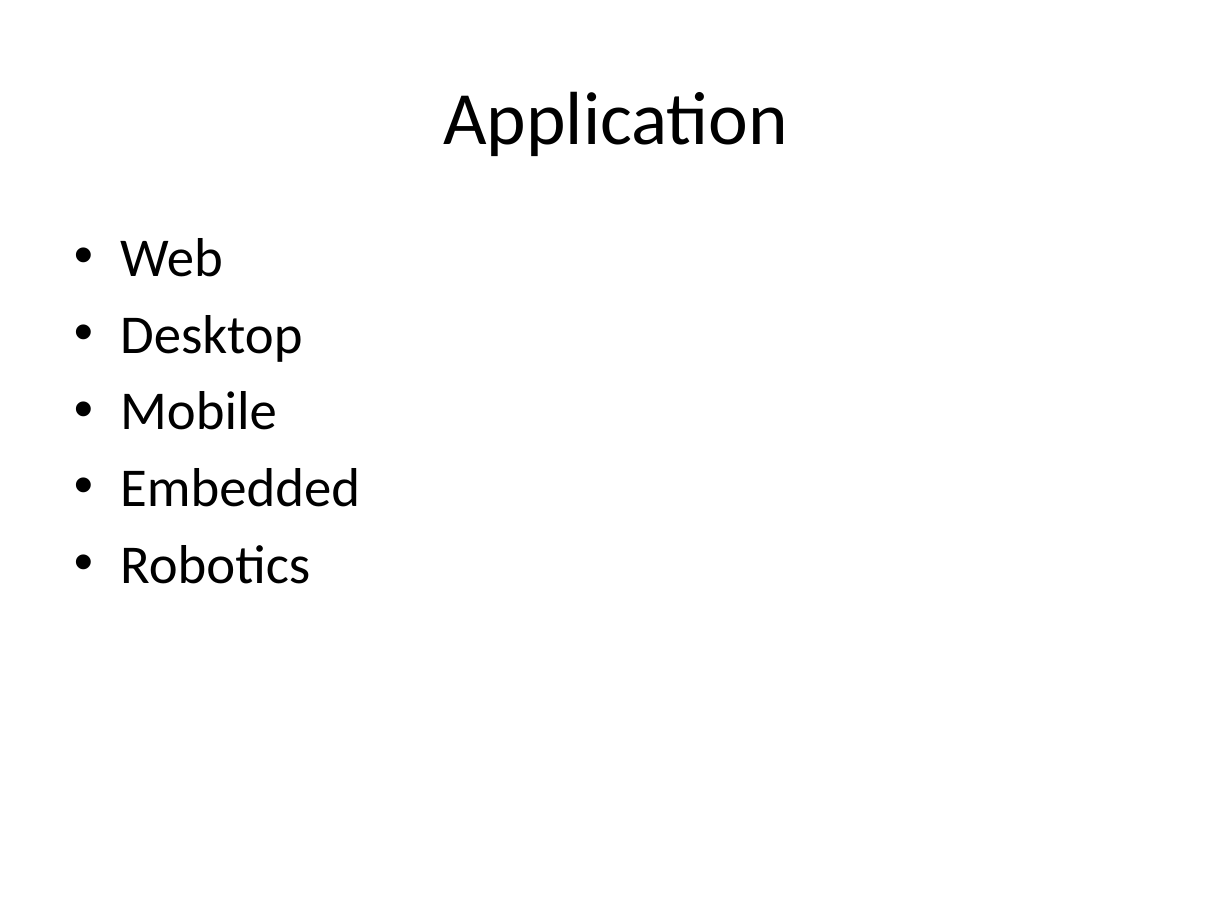
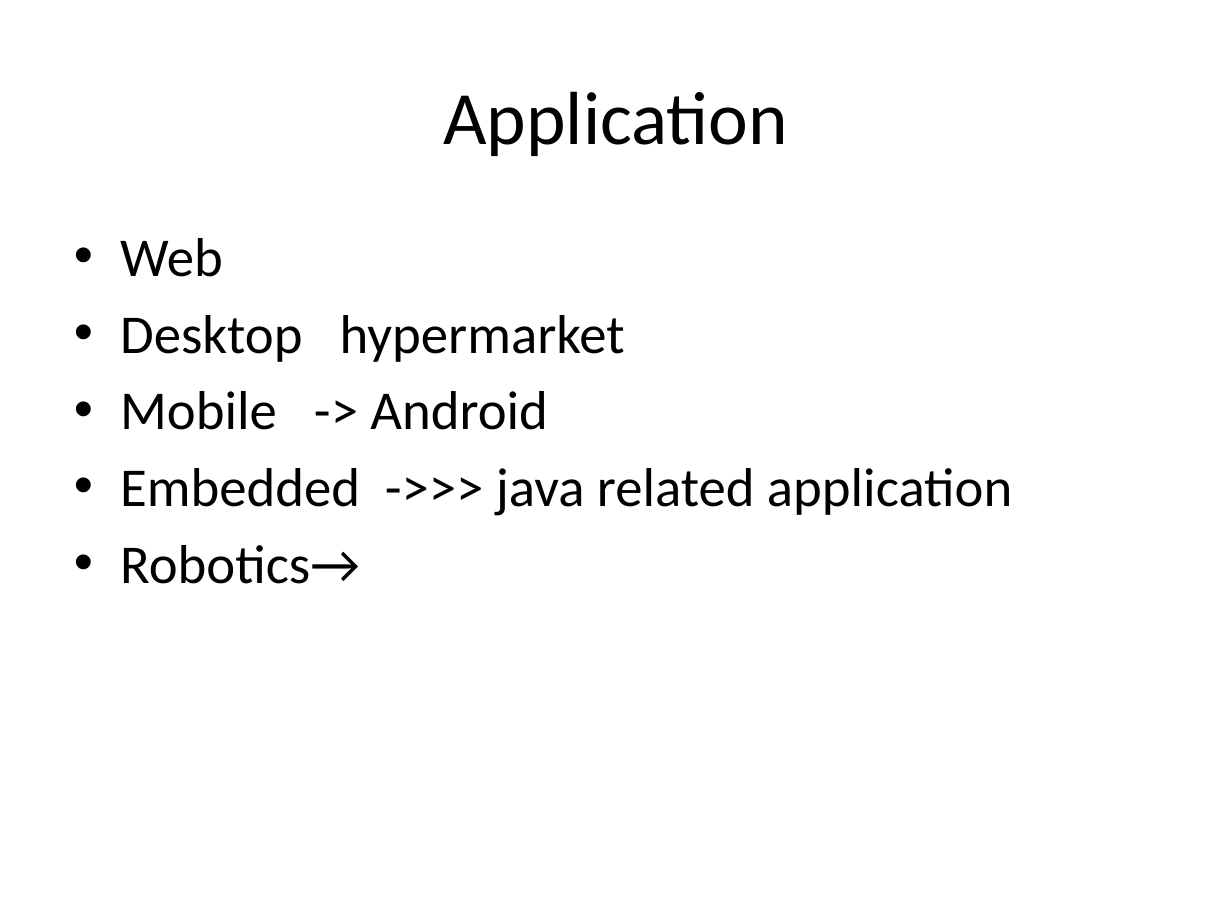
Before and after one commit to BesantJ2ee/Java_09_July_2022_10_30_Batch, a slide deck: slide 7 of PowerPoints/Module_1/Module_1_Introduction.pptx. Drawn at 1232x924 pixels with LibreOffice and Linux fonts; fonts in the diff are those of the drawing. Boxes give left, top, right and bottom in pixels: in the first picture for what was removed or moved away, otherwise in the second. Text is boxed around its words. In the diff, an @@ line names an element or a change of style, - is before the commit and + after.

```diff
--- a/PowerPoints/Module_1/Module_1_Introduction.pptx
+++ b/PowerPoints/Module_1/Module_1_Introduction.pptx
@@ text at (120, 315, 1012, 584): text changed @@
-• Desktop
-• Mobile
-• Embedded
-• Robotics
+• Desktop hypermarket
+• Mobile -> Android
+• Embedded ->>> java related application
+• Robotics→
```
Also in this commit, not shown: 3 other slides changed.
